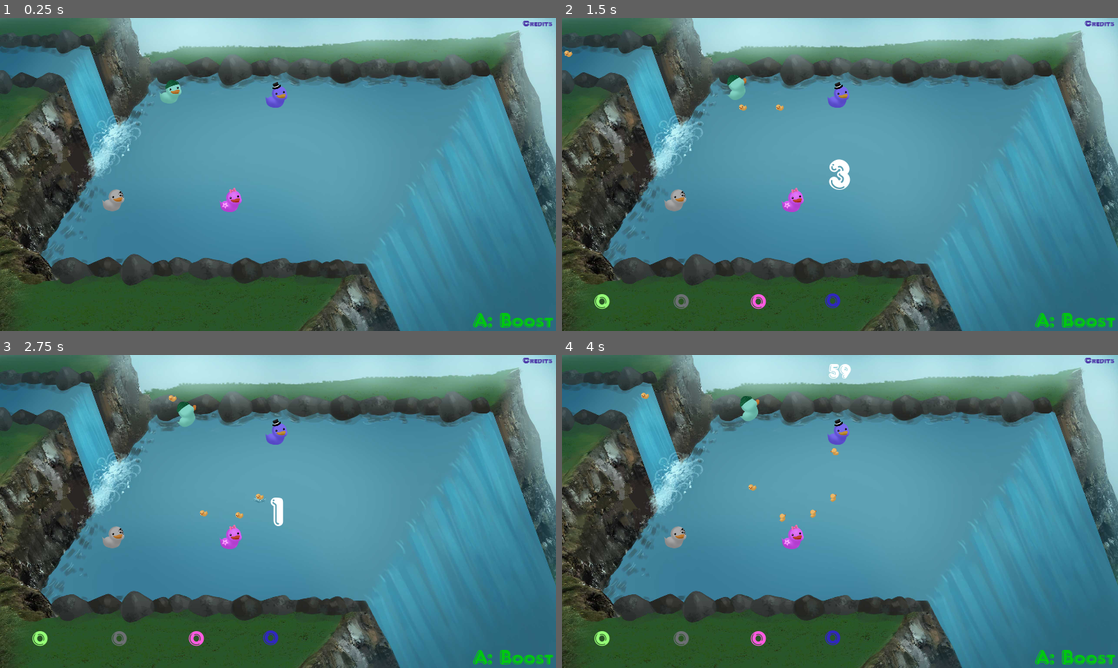
Above: before the commit, frames 1-4 (two rows, left to right).
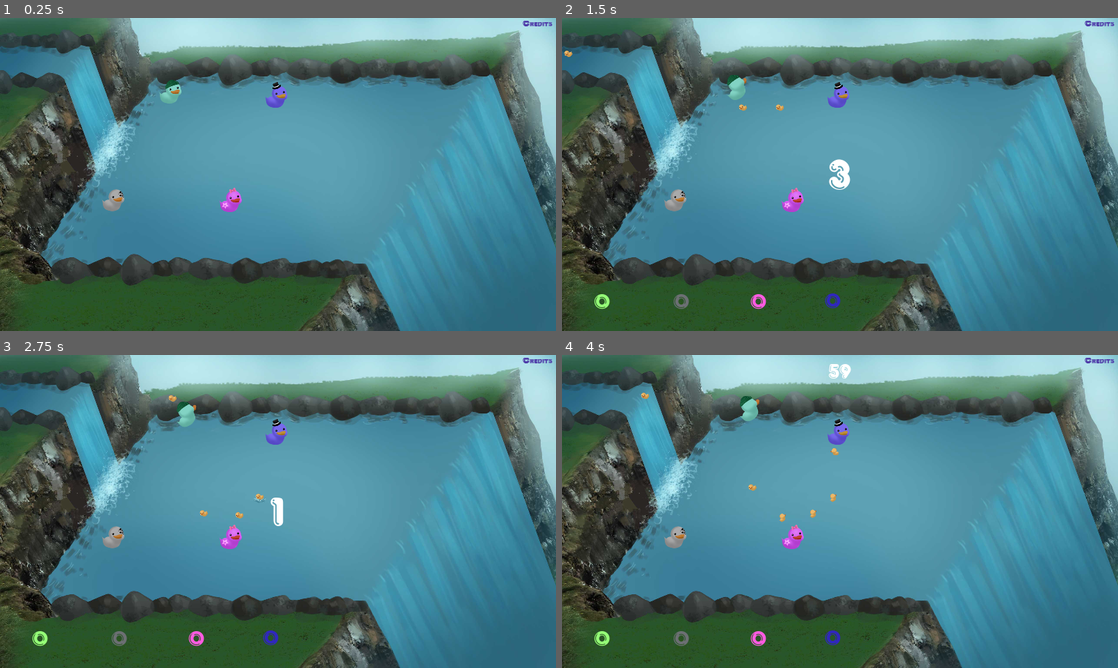
Above: after the commit, the same moments.

Repository: TeamAwesomeTOJam/ducks
Game: Godot game, scene res://Game.tscn
Same seed, same stepped clock (60 frames per second), same inputs: the game is played once before the commit and once after it.
Inputs:
- Up to frame 1 (0.25 s): no input
- Up to frame 2 (1.5 s): tap Enter (p0duck) at 0.5, 0.6, 1.35 s; hold Up (ui_up) 0.53-1.28 s
- Up to frame 3 (2.75 s): hold Up (ui_up) from 2.03 s (still down); tap Enter (p0duck) at 2.1 s
- Up to frame 4 (4 s): tap Enter (p0duck) at 2.85, 3.6 s; release Up (ui_up) at 3.53 s

The runs differ from the first frame. In frame 1, 0.8% of the frame differs, in the area x 13-100%, y 30-99%; in frame 2, 0.8%; in frame 3, 0.8%; in frame 4, 0.8%.

Commit message:
go behind rocks again

Diff:
--- a/Game.tscn
+++ b/Game.tscn
@@ -48,14 +48,6 @@
 font_data = ExtResource( 15 )
 _sections_unfolded = [ "Extra Spacing", "Font", "Settings" ]
 
-[sub_resource type="DynamicFont" id=6]
-
-size = 100
-use_mipmaps = false
-use_filter = false
-font_data = ExtResource( 15 )
-_sections_unfolded = [ "Font", "Settings" ]
-
 [node name="Game" type="Node" index="0"]
 
 script = ExtResource( 1 )
@@ -66,7 +58,7 @@
 
 frames = SubResource( 1 )
 animation = "loop"
-frame = 3
+frame = 1
 playing = true
 offset = Vector2( 1280, 720 )
 _sections_unfolded = [ "Z Index" ]
@@ -133,7 +125,6 @@
 
 [node name="Borders" type="StaticBody2D" parent="." index="9"]
 
-editor/display_folded = true
 input_pickable = false
 collision_layer = 1
 collision_mask = 1
@@ -150,7 +141,7 @@
 
 [node name="CollisionShape2D2" type="CollisionShape2D" parent="Borders" index="1"]
 
-position = Vector2( 838.877, 1236.61 )
+position = Vector2( 837.37, 1324.04 )
 scale = Vector2( 0.658883, 1 )
 shape = SubResource( 3 )
 _sections_unfolded = [ "Transform" ]
@@ -164,55 +155,53 @@
 
 [node name="Rocks" type="Node" parent="." index="10"]
 
-editor/display_folded = true
-
 [node name="Rock" parent="Rocks" index="0" instance=ExtResource( 13 )]
 
-position = Vector2( 126.448, 1160.87 )
+position = Vector2( 126.448, 1198.55 )
 
 [node name="Rock2" parent="Rocks" index="1" instance=ExtResource( 13 )]
 
-position = Vector2( 313.064, 1206.3 )
+position = Vector2( 313.064, 1243.98 )
 
 [node name="Rock3" parent="Rocks" index="2" instance=ExtResource( 13 )]
 
-position = Vector2( 488.631, 1207.53 )
+position = Vector2( 488.631, 1245.21 )
 
 [node name="Rock4" parent="Rocks" index="3" instance=ExtResource( 13 )]
 
-position = Vector2( 616.316, 1195.25 )
+position = Vector2( 616.316, 1232.93 )
 
 [node name="Rock5" parent="Rocks" index="4" instance=ExtResource( 13 )]
 
-position = Vector2( 740.318, 1216.12 )
+position = Vector2( 740.318, 1253.8 )
 
 [node name="Rock6" parent="Rocks" index="5" instance=ExtResource( 13 )]
 
-position = Vector2( 821.348, 1206.3 )
+position = Vector2( 821.348, 1243.98 )
 
 [node name="Rock7" parent="Rocks" index="6" instance=ExtResource( 13 )]
 
-position = Vector2( 950.261, 1209.98 )
+position = Vector2( 951.768, 1247.66 )
 
 [node name="Rock8" parent="Rocks" index="7" instance=ExtResource( 13 )]
 
-position = Vector2( 1134.42, 1212.44 )
+position = Vector2( 1135.93, 1250.12 )
 
 [node name="Rock9" parent="Rocks" index="8" instance=ExtResource( 13 )]
 
-position = Vector2( 1011.65, 1223.49 )
+position = Vector2( 1011.65, 1261.17 )
 
 [node name="Rock10" parent="Rocks" index="9" instance=ExtResource( 13 )]
 
-position = Vector2( 1285.43, 1212.44 )
+position = Vector2( 1286.94, 1250.12 )
 
 [node name="Rock11" parent="Rocks" index="10" instance=ExtResource( 13 )]
 
-position = Vector2( 1433.99, 1214.9 )
+position = Vector2( 1435.5, 1252.58 )
 
 [node name="Rock12" parent="Rocks" index="11" instance=ExtResource( 13 )]
 
-position = Vector2( 1553.08, 1213.67 )
+position = Vector2( 1553.08, 1251.35 )
 
 [node name="Rock13" parent="Rocks" index="12" instance=ExtResource( 13 )]
 
@@ -328,30 +317,6 @@
 max_lines_visible = -1
 _sections_unfolded = [ "custom_colors", "custom_fonts" ]
 
-[node name="BoostHint" type="Label" parent="." index="13"]
-
-anchor_left = 0.0
-anchor_top = 0.0
-anchor_right = 0.0
-anchor_bottom = 0.0
-margin_left = 2180.0
-margin_top = 1352.0
-margin_right = 2549.0
-margin_bottom = 1423.0
-rect_pivot_offset = Vector2( 0, 0 )
-rect_clip_content = false
-mouse_filter = 2
-mouse_default_cursor_shape = 0
-size_flags_horizontal = 1
-size_flags_vertical = 4
-custom_fonts/font = SubResource( 6 )
-custom_colors/font_color = Color( 0, 0.78125, 0.0671387, 1 )
-text = "A: Boost"
-percent_visible = 1.0
-lines_skipped = 0
-max_lines_visible = -1
-_sections_unfolded = [ "custom_colors", "custom_fonts" ]
-
 [connection signal="body_entered" from="ScoringArea" to="." method="_on_ScoringArea_body_entered"]
 
 [connection signal="pressed" from="Button" to="." method="_on_Button_pressed"]
Not shown: 1 places in Game.tscn that only renumber resources
